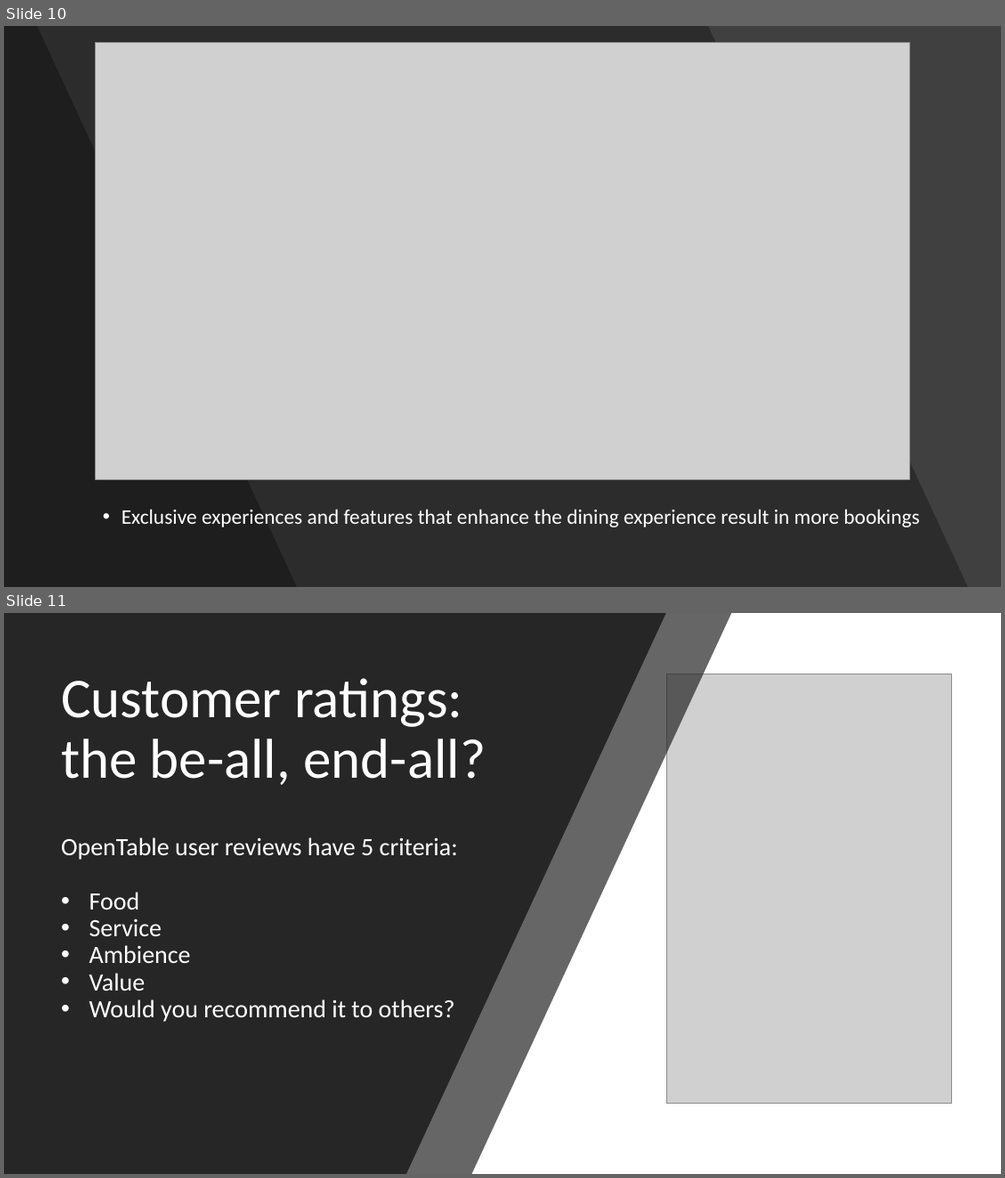
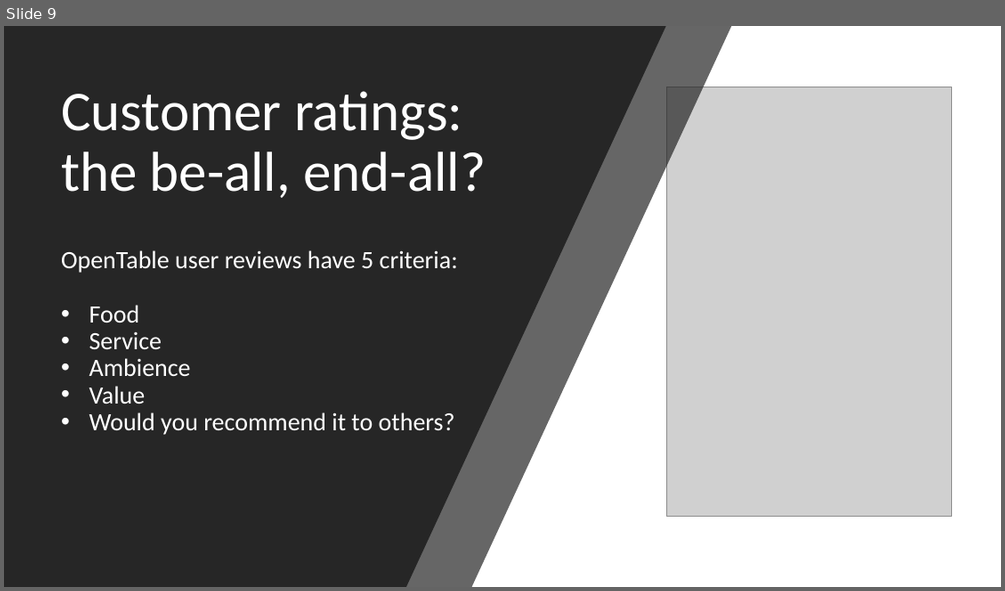
Before and after one commit to faymatt99/opentable_scraping_analysis, a slide deck: opentable_analysis_presentation.pptx. Shown one above the other, each under a label of ours: slides 10 and 11 before the commit, slide 9 after it. The pictures are 1005x1178 and 1005x591 pixels, drawn with LibreOffice and Linux fonts; fonts in the diff are those of the drawing; grey boxes stand for pictures. Boxes give left, top, right and bottom in pixels: in the first picture for what was removed or moved away, otherwise in the second. Text is boxed around its words. In the diff, an @@ line names an element or a change of style, - is before the commit and + after.

```diff
--- a/opentable_analysis_presentation.pptx
+++ b/opentable_analysis_presentation.pptx
@@ slide 10 removed at [4, 26, 1001, 587], background #404040 @@
@@ freeform shape removed at [4, 26, 968, 587] @@
@@ freeform shape removed at [4, 26, 297, 587] @@
@@ picture removed at [96, 42, 910, 479] @@
@@ text removed at [121, 508, 919, 527] @@
-• Exclusive experiences and features that enhance the dining experience result in more bookings
@@ what was slide 11 is now slide 9 @@
```
Also in this commit, not shown: 2 slides changed, 1 other slide removed.
